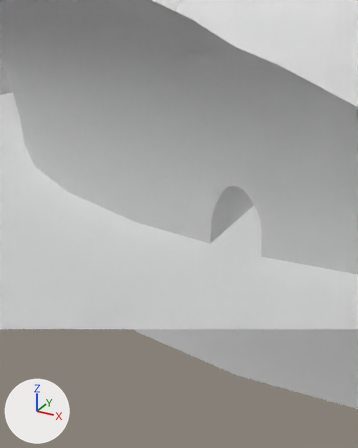
The Blender file data/levels/castle_hall.blend as it was, and as the next commit left it.
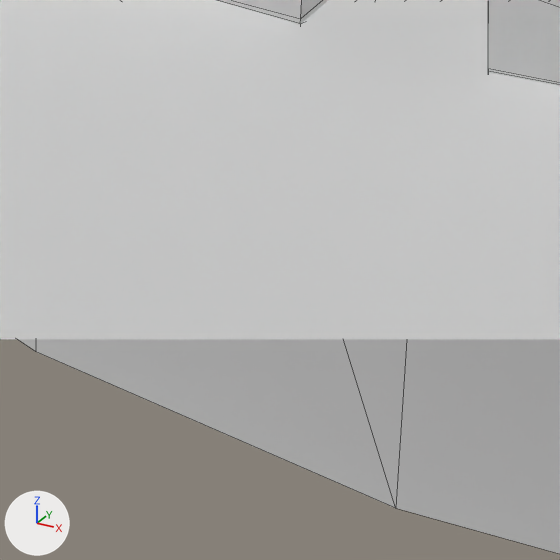
The first picture shows the older version from a camera (50 mm lens) standing at (11.47, -80.36, 16.02) and looking at (-1.36, -57.03, 4.36). The close-ups show both versions on the part from 36% to 78% of the width and 53% to 87% of the height of that picture. Arrows for +X, +Y and +Z are at lower left; the lights stay in place. The close-ups show mesh edges as thin lines. Everything nearer to the camera than a plane just in front of the edit is cut away.

The first close-up shows 'Ground', 'TunnelAround'.
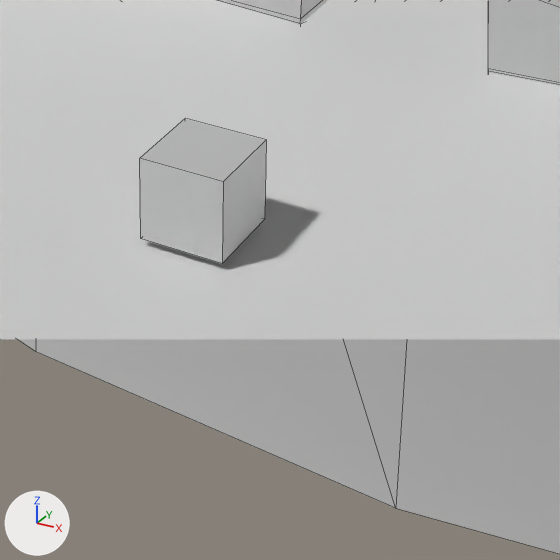
Location of each change, (x1, y1, x2, y2) in pixels of the close-ups (560 x 560 px):
'ObjItemScrFlying_1', added
    after: (140, 118, 266, 264)

The change, as a diff of the scene's bpy script:
```diff
--- a/data/levels/castle_hall.blend.py
+++ b/data/levels/castle_hall.blend.py
@@ ob_objitemscrflying_1 @@
+ob_objitemscrflying_1 = bpy.data.objects.new('ObjItemScrFlying_1', me_itemsword_1.copy())  # the mesh of ob_objitemsword_1
+ob_objitemscrflying_1.location = (-0.38, -58.22, 0.91)
+ob_objitemscrflying_1.rotation_euler = (1.571, 0.0, 0.0)  # degrees (90, 0, 0)
+ob_objitemscrflying_1.scale = (5.0, 5.0, 5.0)
```
